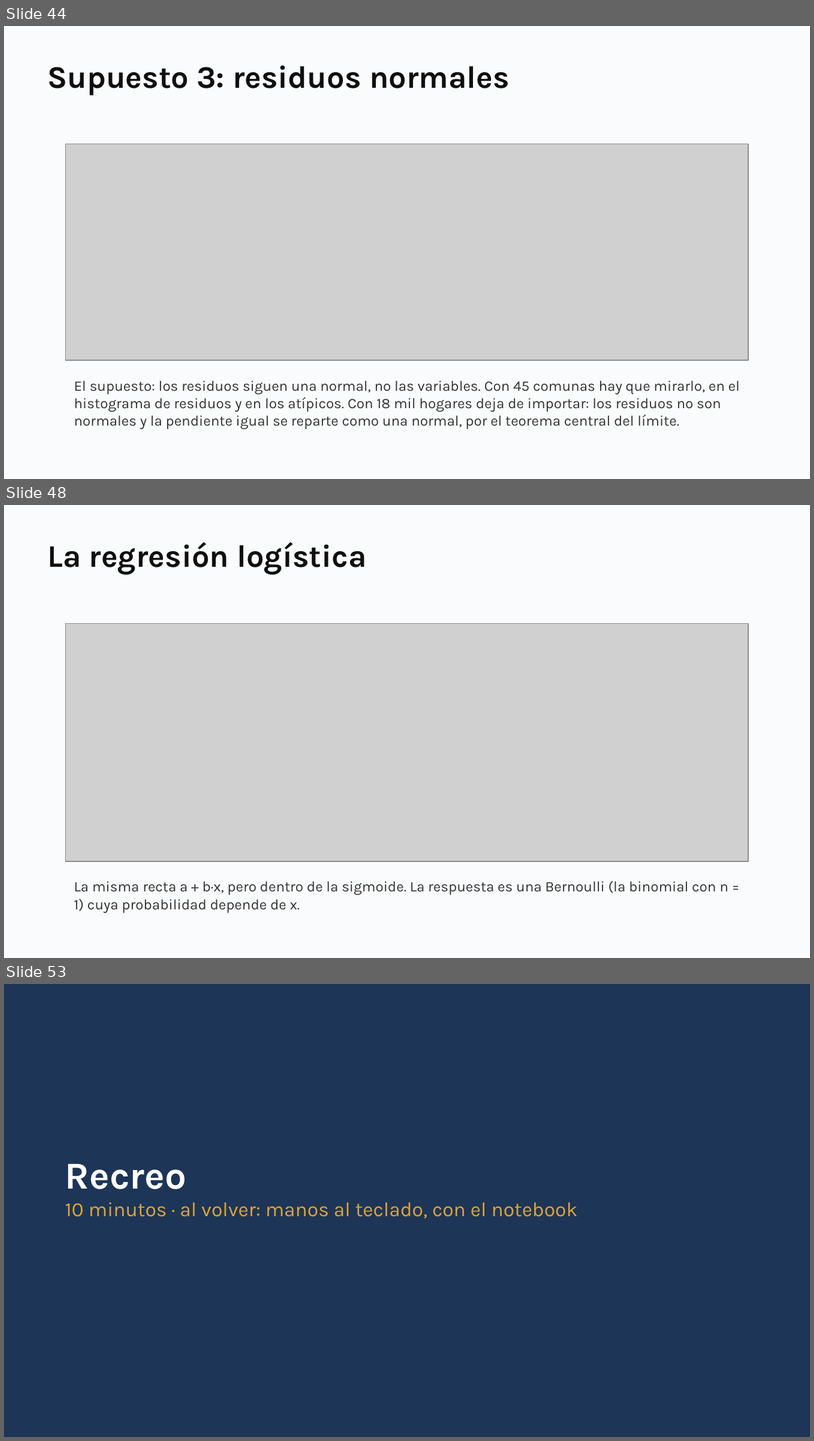
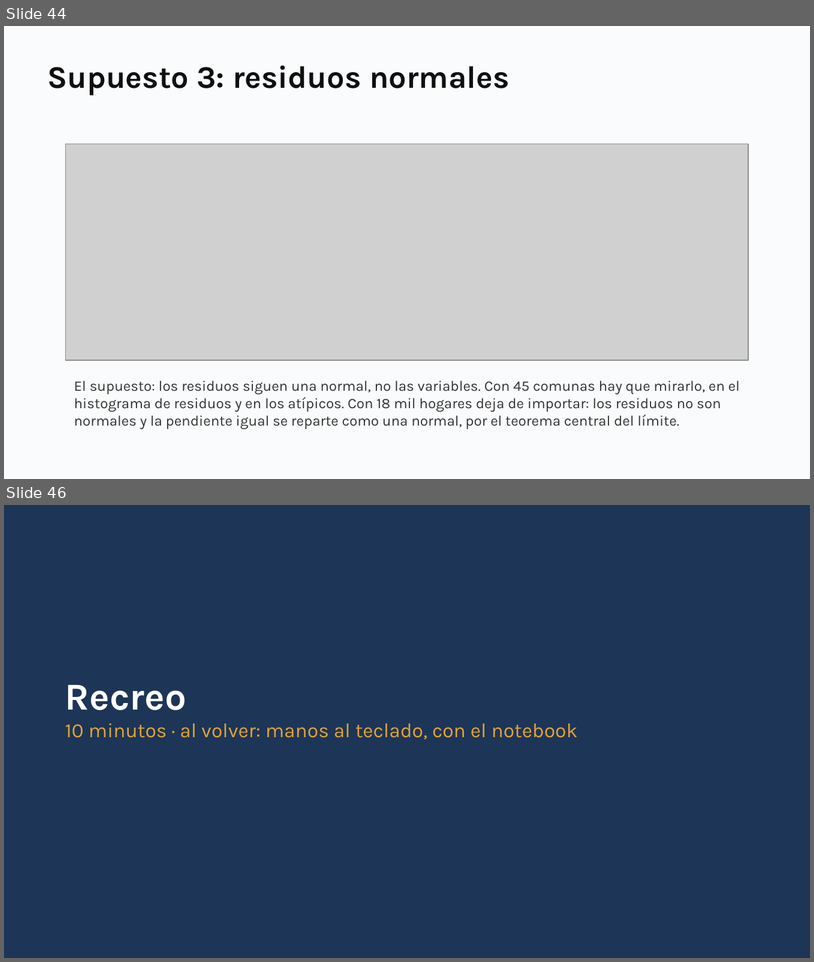
Before and after one commit to daniopitz/diplomado-cdd, a slide deck: presentaciones/clase05_probabilidad_inferencia.pptx. Shown one above the other, each under a label of ours: slides 44, 48 and 53 before the commit, slides 44 and 46 after it; the slides between them are not shown. The pictures are 814x1441 and 814x962 pixels, drawn with LibreOffice and Linux fonts; fonts in the diff are those of the drawing; grey boxes stand for pictures. Boxes give left, top, right and bottom in pixels: in the first picture for what was removed or moved away, otherwise in the second. Text is boxed around its words. In the diff, an @@ line names an element or a change of style, - is before the commit and + after.

```diff
--- a/presentaciones/clase05_probabilidad_inferencia.pptx
+++ b/presentaciones/clase05_probabilidad_inferencia.pptx
@@ slide 48 removed at [4,505,810,958], background #FFFFFF @@
@@ rectangle removed at [4,505,810,958] @@
@@ text removed at [47,542,366,574] @@
-La regresión logística
@@ picture removed at [65,624,749,861] @@
@@ text removed at [74,881,729,913] @@
-La misma recta a + b·x, pero dentro de la sigmoide. La respuesta es una Bernoulli (la binomial con n = 1) cuya probabilidad depende de x.
@@ what was slide 53 is now slide 46 @@
```
Also in this commit, not shown: 3 slides changed, 6 other slides removed, 8 other files.
